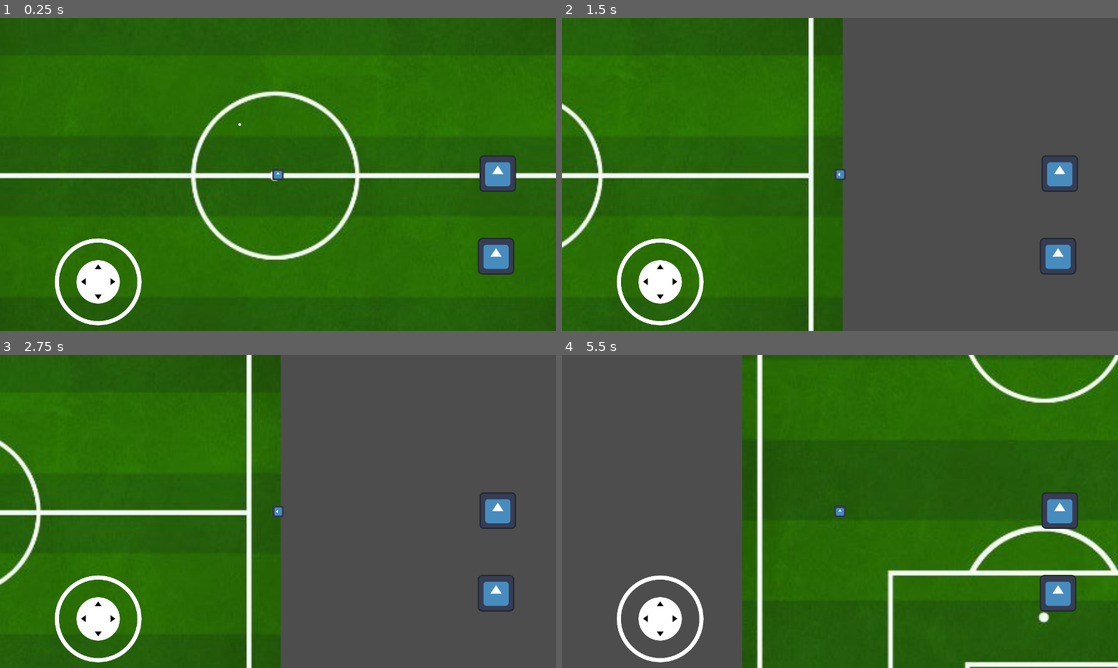
Above: before the commit, frames 1-4 (two rows, left to right).
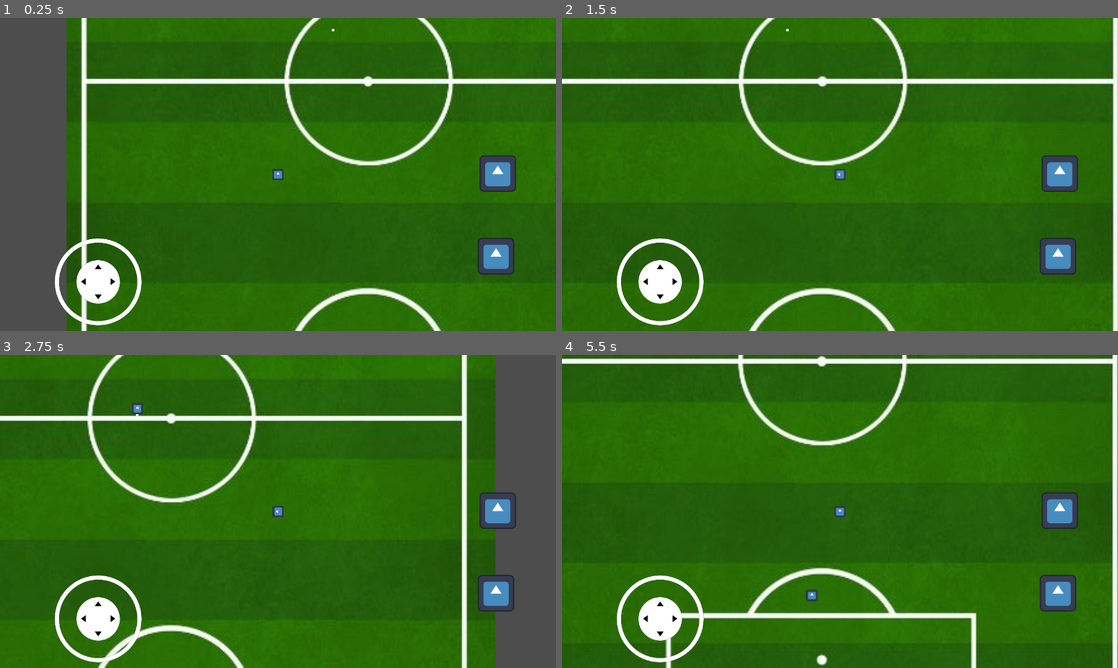
Above: after the commit, the same moments.

Repository: batmanonabike/fanatical_football
Game: Godot game, scene res://game.tscn
Same seed, same stepped clock (60 frames per second), same inputs: the game is played once before the commit and once after it. The engine's default icon, where the game draws it, is replaced by a stand-in: a white triangle on a blue panel in a dark square.
Inputs (mouse positions are in pixels of both pictures, inside the frame that each line leads up to):
- Up to frame 1 (0.25 s): no input
- Up to frame 2 (1.5 s): tap Enter at 0.5 s; move the mouse to (962, 158) at 0.52 s; hold D (right) 0.53-1.25 s; tap Z (high_shot) at 0.6 s; click (962, 158) at 0.67 s; tap Q (shoot) at 0.8 s; drag from (728, 190) to (840, 174) at 1.27 s
- Up to frame 3 (2.75 s): tap Space at 2 s; move the mouse to (333, 442) at 2.02 s; hold D (right) from 2.03 s (still down); tap Z (high_shot) at 2.1 s; tap Q (shoot) at 2.3 s
- Up to frame 4 (5.5 s): release D (right) at 2.75 s; drag from (812, 574) to (673, 464) at 2.77 s; tap Enter at 3.5 s; move the mouse to (1006, 558) at 3.52 s; hold A (left) 3.53-4.25 s; tap Q (shoot) at 3.6, 5.3 s; drag from (673, 464) to (840, 511) at 4.27 s; move the mouse to (867, 511) at 5.02 s; hold S (backward) from 5.03 s (still down); tap U at 5.1 s; click (867, 511) at 5.17 s

The runs differ from the first frame. In frame 1, 23% of the frame differs, in the area x 0-100%, y 0-100%; in frame 2, 55%; in frame 3, 46%; in frame 4, 42%.

Commit message:
Added NPCS

Diff:
--- a/game.tscn
+++ b/game.tscn
@@ -1,9 +1,10 @@
-[gd_scene load_steps=5 format=3 uid="uid://d2h30qrbkdpsf"]
+[gd_scene load_steps=6 format=3 uid="uid://d2h30qrbkdpsf"]
 
 [ext_resource type="PackedScene" uid="uid://bugcix34kjk5f" path="res://map/map.tscn" id="1_t2f4w"]
 [ext_resource type="Script" path="res://game.gd" id="1_yyo17"]
 [ext_resource type="PackedScene" uid="uid://dpgpn61kkwak5" path="res://player/player.tscn" id="3_60qic"]
 [ext_resource type="PackedScene" uid="uid://nqkyn3as8wpk" path="res://ball/ball.tscn" id="4_jiwkx"]
+[ext_resource type="Script" path="res://player/npc.gd" id="5_3kh7r"]
 
 [node name="Game" type="Node2D"]
 script = ExtResource("1_yyo17")
@@ -16,5 +17,15 @@
 [node name="Ball" parent="." instance=ExtResource("4_jiwkx")]
 position = Vector2(639, 361)
 
+[node name="NPC" parent="." instance=ExtResource("3_60qic")]
+script = ExtResource("5_3kh7r")
+role = 1
+NPC = true
+
 [node name="Player" parent="." instance=ExtResource("3_60qic")]
-position = Vector2(727, 476)
+position = Vector2(512, 693)
+SPEED = 300.0
+
+[node name="Marker2D" type="Marker2D" parent="."]
+position = Vector2(720, 1191)
+gizmo_extents = 128.1
--- /dev/null
+++ b/player/npc.gd
@@ -0,0 +1,21 @@
+extends "res://player/player.gd"
+@export_enum("Striker", "Midfield", "Defense", "Goalie") var role: int
+func _ready():
+	$Camera2D.enabled = false
+	$SubViewportContainer.visible = false
+	add_collision_exception_with(Global.ball)
+
+func _physics_process(delta):
+
+	if Global.ball.dribbling and Global.ball.player_dribbling == self:
+		global_position = global_position.move_toward(get_parent().get_node("Marker2D").global_position, 5)
+		if global_position == get_parent().get_node("Marker2D").global_position:
+			Global.shoot_strength = 3
+			Global.ball.dribbling = false
+			Global.ball.shooting = true
+			Global.ball.has_shot = true
+			Global.ball.high_shot = false
+
+	else:
+		global_position = global_position.move_toward(Global.ball.global_position, 5)
+	#var collision: KinematicCollision2D = move_and_collide(velocity * delta)
--- a/player/player.gd
+++ b/player/player.gd
@@ -6,8 +6,9 @@
 
 var direction: Vector2
 @onready var dribble_and_sprite = $Node2D
+
+@export var NPC: bool = false
 func _ready():
-
 	add_collision_exception_with(Global.ball)
 
 func _physics_process(delta):
@@ -38,5 +39,5 @@
 	else:
 		#Decelerate
 		velocity = velocity.move_toward(Vector2(0,0), DECELERATION * delta)
-
+	print(velocity)
 	var collision: KinematicCollision2D = move_and_collide(velocity * delta)
